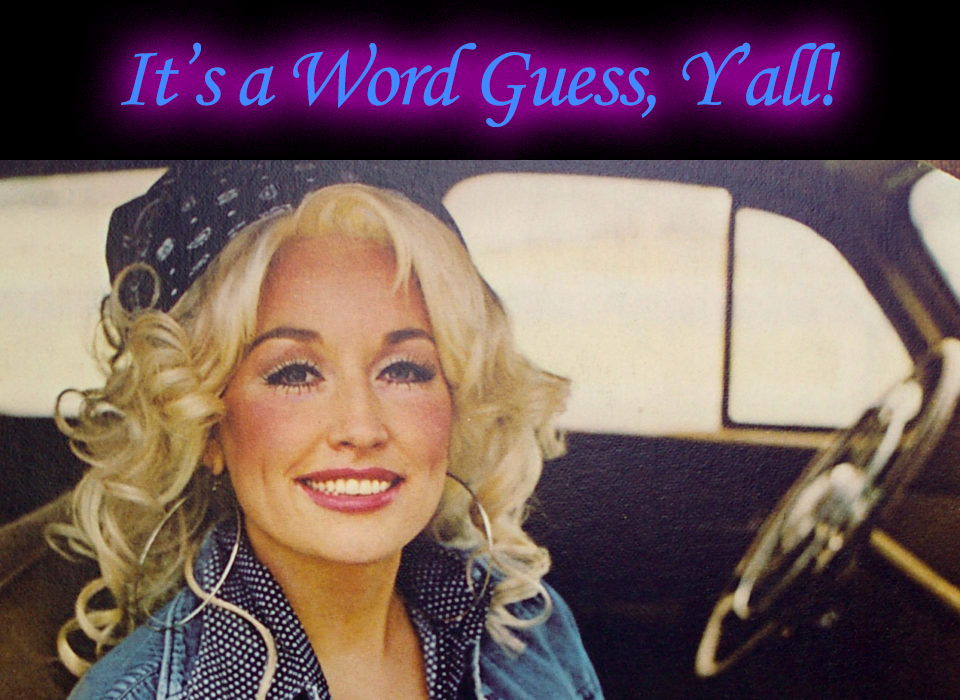
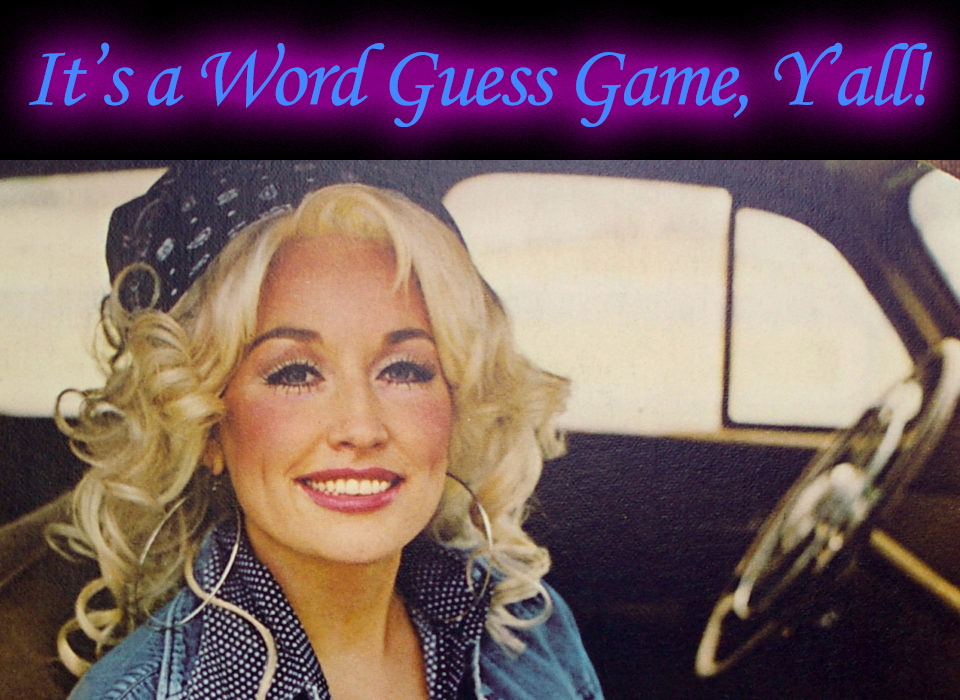
Revision of a layered 960×700 image; what changed, layer by layer:
renamed "It’s a Word Guess, Y’all!" to "It’s a Word Guess Game, Y’all!", painted on it over [left=29, top=42, right=932, bottom=127]
